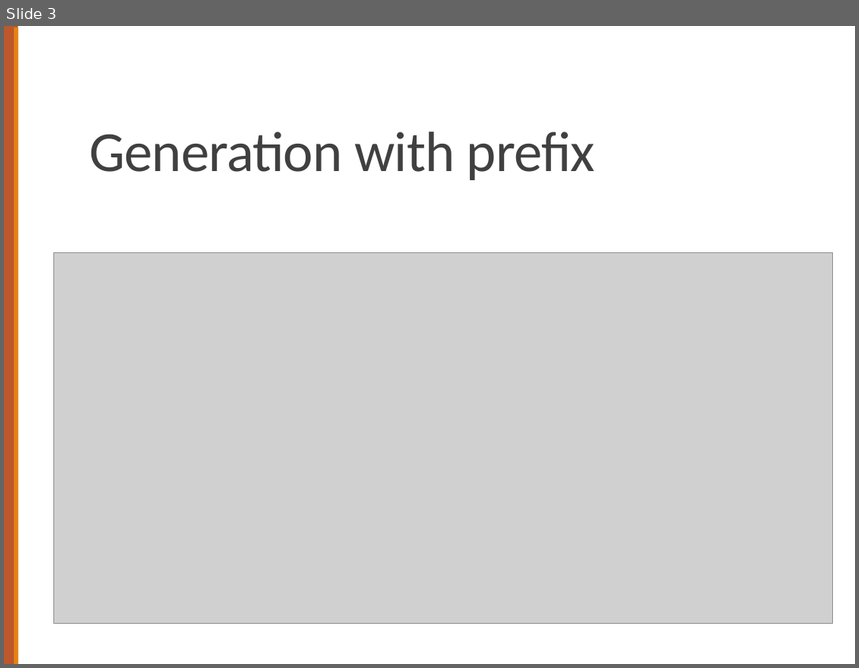
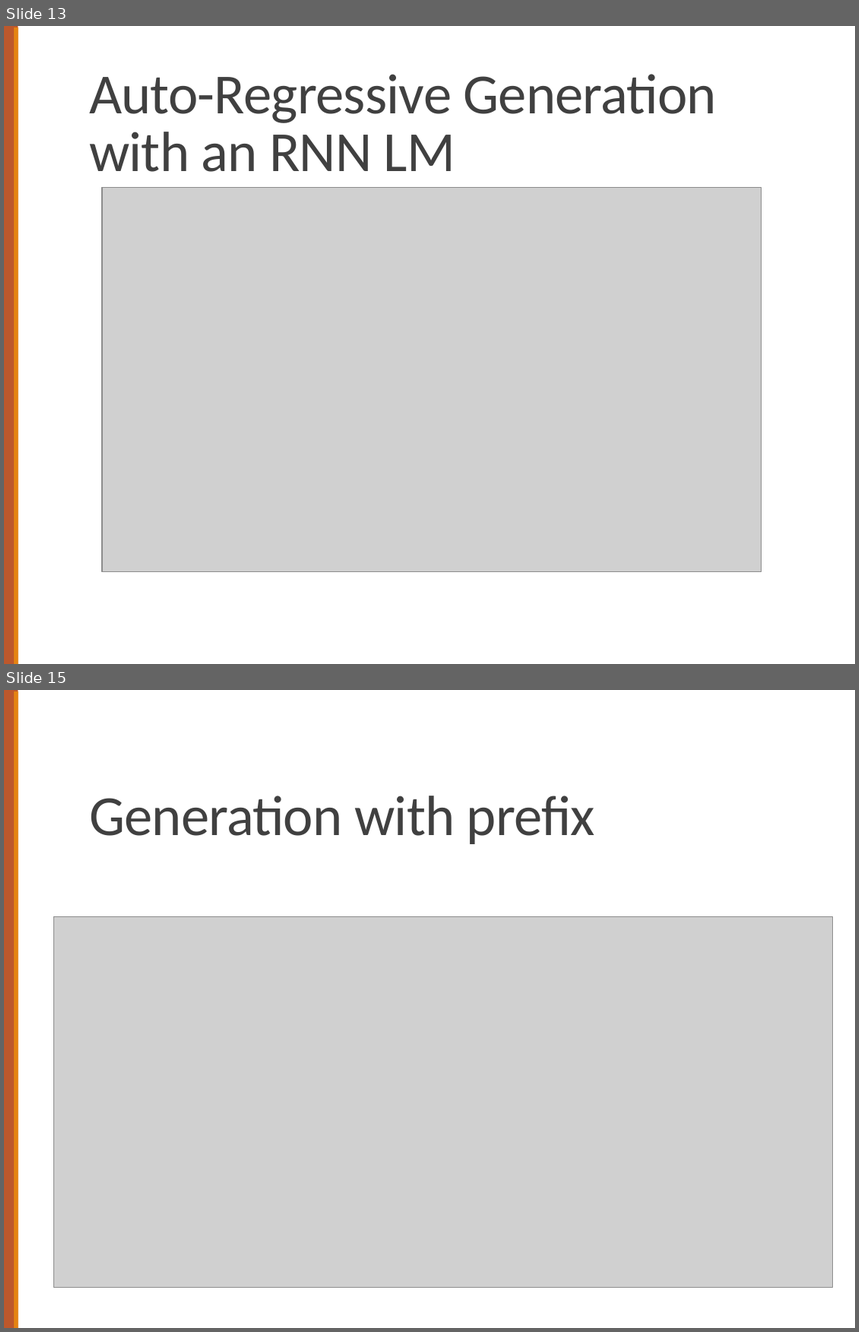
Before and after one commit to computational-linguistics-class/computational-linguistics-class.github.io, a slide deck: slides/18-encoder-decoder-models.pptx. Shown one above the other, each under a label of ours: slide 3 before the commit, slides 13 and 15 after it; the slides between them are not shown. The pictures are 859x668 and 859x1332 pixels, drawn with LibreOffice and Linux fonts; fonts in the diff are those of the drawing; grey boxes stand for pictures. Boxes give left, top, right and bottom in pixels: in the first picture for what was removed or moved away, otherwise in the second. Text is boxed around its words. In the diff, an @@ line names an element or a change of style, - is before the commit and + after.

```diff
--- a/slides/18-encoder-decoder-models.pptx
+++ b/slides/18-encoder-decoder-models.pptx
@@ slide 13 added at box(4, 26, 855, 664), background #FFFFFF; not listed: 2 template elements that a slide beside it also shows @@
@@ title added at box(89, 74, 717, 172), 48 pt, text #404040 @@
+Auto-Regressive Generation with an RNN LM
@@ picture added at box(102, 188, 762, 572) @@
@@ what was slide 3 is now slide 15 @@
```
Also in this commit, not shown: 5 slides changed, 19 other slides added, 2 other files.
